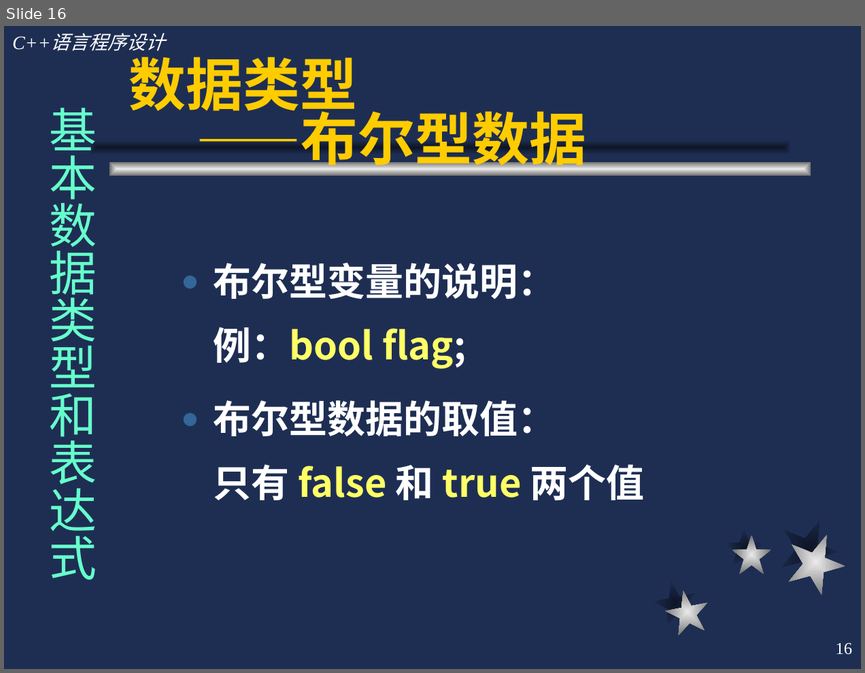
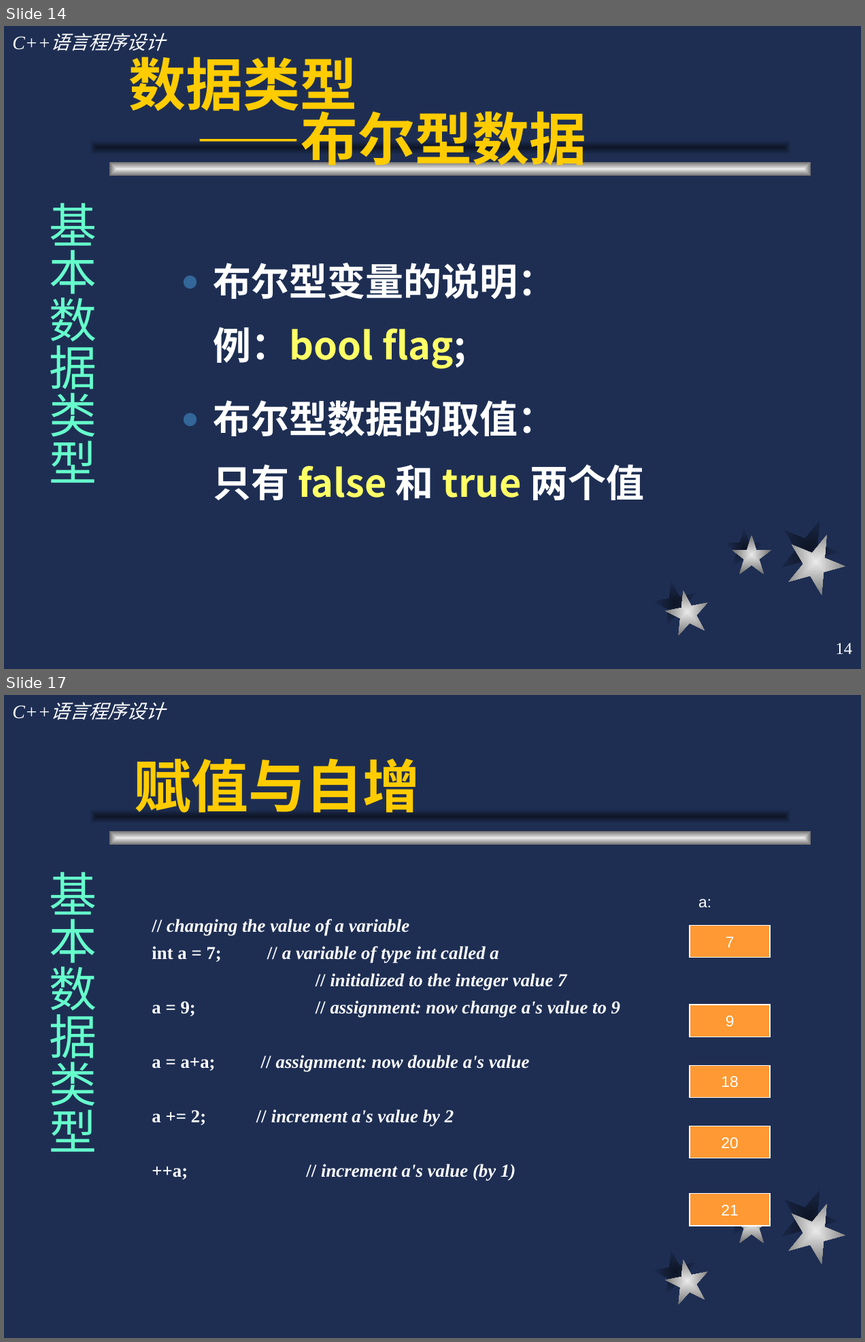
Before and after one commit to cugwhp/OOPCPP, a slide deck: 02.PPT/Ch2-C++语言概述/c++2.ppt. Shown one above the other, each under a label of ours: slide 16 before the commit, slides 14 and 17 after it; the slides between them are not shown. The pictures are 865x673 and 865x1342 pixels, drawn with LibreOffice and Linux fonts; fonts in the diff are those of the drawing. Boxes give left, top, right and bottom in pixels: in the first picture for what was removed or moved away, otherwise in the second. Text is boxed around its words. In the diff, an @@ line names an element or a change of style, - is before the commit and + after.

```diff
--- a/02.PPT/Ch2-C++语言概述/c++2.ppt
+++ b/02.PPT/Ch2-C++语言概述/c++2.ppt
@@ slide 17 added at (4, 695, 861, 1338), background #1E2E53; not listed: 9 template elements that a slide beside it also shows @@
@@ title added at (134, 758, 419, 813), 48 pt, text #FFCC00, bold @@
+赋值与自增
@@ text added at (49, 872, 96, 1151), 40 pt, text #66FFCC @@
+基本数据类型
@@ text added at (698, 898, 711, 908), 13 pt, text #FFFFFF @@
+a:
@@ text added at (152, 919, 620, 1181), 15.3 pt, text #FFFFFF, bold, italic @@
+// changing the value of a variable
+int a = 7; // a variable of type int called a
+// initialized to the integer value 7
+a = 9; // assignment: now change a's value to 9
+a = a+a; // assignment: now double a's value
+a += 2; // increment a's value by 2
+++a; // increment a's value (by 1)
@@ rectangle added at (689, 926, 770, 958), fill #FF9933, outline #FFFFFF 0.74 pt, 13 pt, text #FFFFFF @@
+7
@@ rectangle added at (689, 1004, 770, 1037), fill #FF9933, outline #FFFFFF 0.74 pt, 13 pt, text #FFFFFF @@
+9
@@ rectangle added at (689, 1065, 770, 1098), fill #FF9933, outline #FFFFFF 0.74 pt, 13 pt, text #FFFFFF @@
+18
@@ rectangle added at (689, 1126, 770, 1157), fill #FF9933, outline #FFFFFF 0.74 pt, 13 pt, text #FFFFFF @@
+20
@@ rectangle added at (689, 1193, 770, 1225), fill #FF9933, outline #FFFFFF 0.74 pt, 13 pt, text #FFFFFF @@
+21
@@ what was slide 16 is now slide 14 @@
@@ slide 14 changed as well @@
@@ text at (49, 203, 96, 482): text changed @@
-基本数据类型和表达式
+基本数据类型
@@ page number at (836, 643, 853, 654): text changed @@
-16
+14
```
Also in this commit, not shown: 67 other slides changed, 12 other slides added, 6 slides removed, 4 other files.
